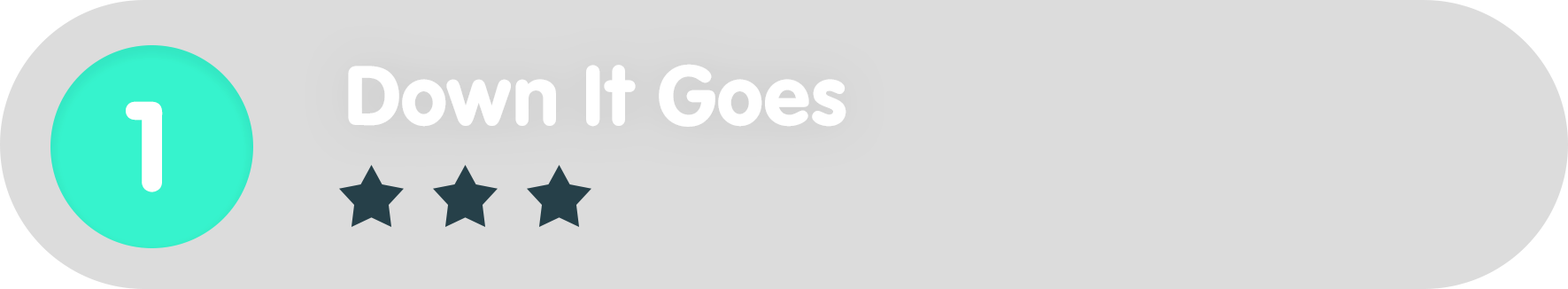
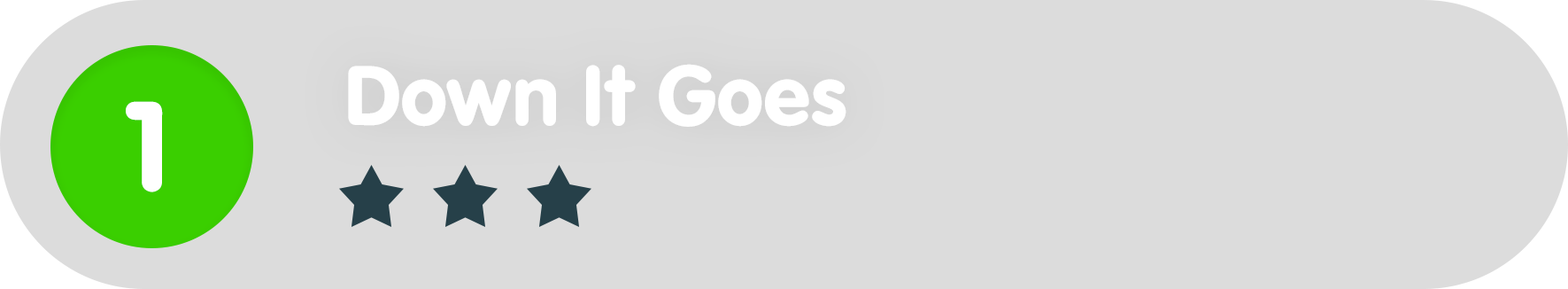
Before/after of a (1568, 289) layered artwork. What changed in the layer stack:
painted on "Ellipse_green" over [50, 45, 254, 248]
